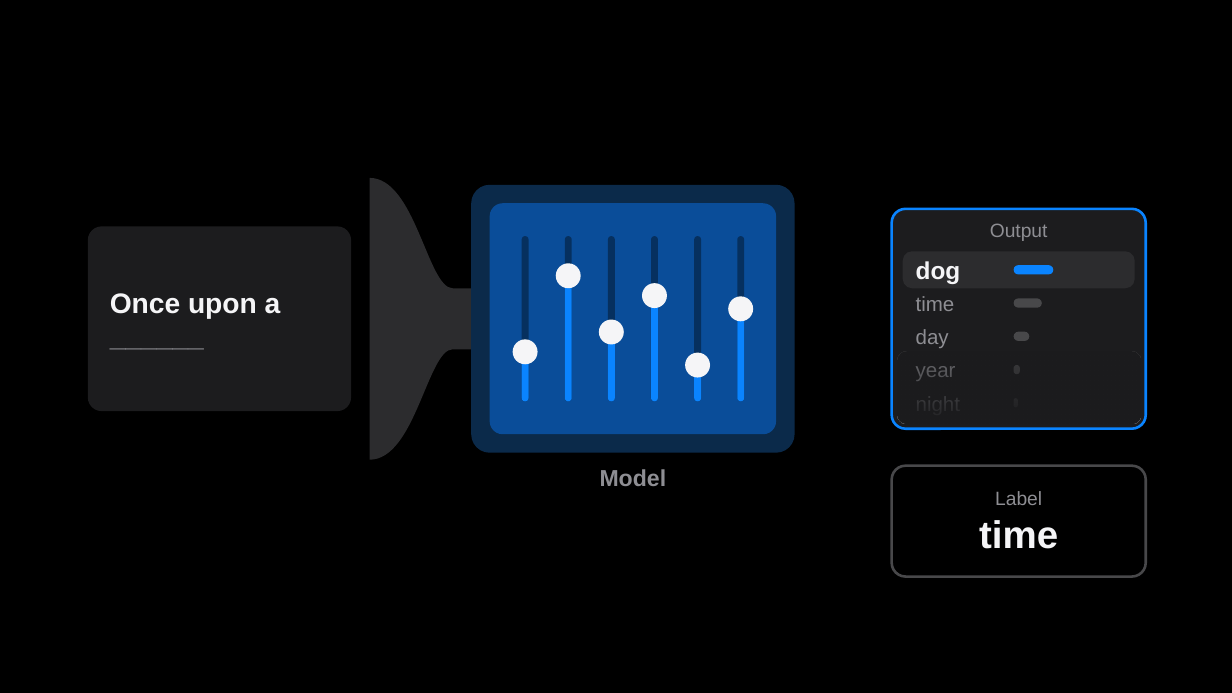
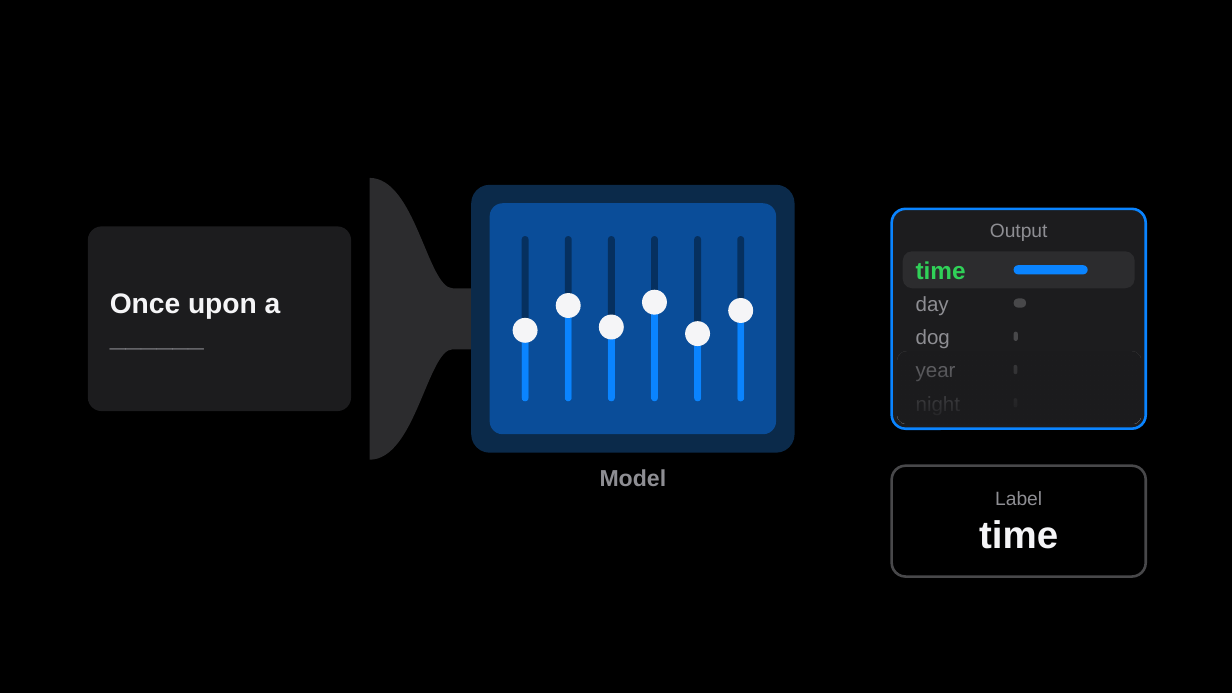
Before and after one commit to brunombatinica/qcor-2026, a slide deck: slide 13 of pptx/qcor-2026-combined.pptx (slide 12 before the commit). Drawn at 1232x693 pixels with LibreOffice and Linux fonts; fonts in the diff are those of the drawing. Boxes give left, top, right and bottom in pixels: in the first picture for what was removed or moved away, otherwise in the second. Text is boxed around its words. In the diff, an @@ line names an element or a change of style, - is before the commit and + after.

```diff
--- a/pptx/qcor-2026-combined.pptx
+++ b/pptx/qcor-2026-combined.pptx
@@ text "time": place and size @@
-text "time" at bbox=[916, 296, 955, 311]
+text "time" at bbox=[916, 261, 966, 279]
@@ text "time" at bbox=[916, 261, 966, 279]: size 16 to 19 pt, text colour #8E8E93 to #30D158, bold on @@
@@ rounded rectangle: place and size @@
-rounded rectangle at bbox=[1014, 265, 1054, 274]
+rounded rectangle at bbox=[1014, 265, 1088, 274]
@@ ellipse: place and size @@
-ellipse at bbox=[555, 263, 580, 288]
+ellipse at bbox=[555, 293, 580, 318]
@@ ellipse: place and size @@
-ellipse at bbox=[642, 283, 667, 308]
+ellipse at bbox=[642, 290, 667, 315]
@@ text "day": place and size @@
-text "day" at bbox=[916, 329, 949, 348]
+text "day" at bbox=[916, 296, 949, 315]
@@ rounded rectangle: place and size @@
-rounded rectangle at bbox=[1014, 299, 1043, 308]
+rounded rectangle at bbox=[1014, 299, 1027, 308]
@@ ellipse: place and size @@
-ellipse at bbox=[513, 339, 538, 364]
+ellipse at bbox=[513, 318, 538, 343]
@@ rounded rectangle: place and size @@
-rounded rectangle at bbox=[565, 275, 571, 401]
+rounded rectangle at bbox=[565, 306, 571, 402]
@@ ellipse: place and size @@
-ellipse at bbox=[599, 320, 624, 345]
+ellipse at bbox=[599, 314, 624, 339]
@@ rounded rectangle: place and size @@
-rounded rectangle at bbox=[608, 332, 615, 401]
+rounded rectangle at bbox=[608, 327, 615, 402]
@@ rounded rectangle: place and size @@
-rounded rectangle at bbox=[652, 296, 658, 402]
+rounded rectangle at bbox=[652, 302, 658, 401]
@@ ellipse: place and size @@
-ellipse at bbox=[686, 353, 711, 378]
+ellipse at bbox=[686, 322, 711, 347]
@@ text "dog": place and size @@
-text "dog" at bbox=[916, 261, 961, 284]
+text "dog" at bbox=[916, 329, 950, 348]
@@ text "dog" at bbox=[916, 329, 950, 348]: size 19 to 16 pt, text colour #F5F5F7 to #8E8E93, bold off @@
@@ rounded rectangle: place and size @@
-rounded rectangle at bbox=[522, 352, 529, 402]
+rounded rectangle at bbox=[522, 331, 529, 402]
@@ rounded rectangle: place and size @@
-rounded rectangle at bbox=[694, 365, 701, 401]
+rounded rectangle at bbox=[694, 334, 701, 401]
@@ rounded rectangle at bbox=[1014, 332, 1019, 341]: proportions changed @@
@@ rounded rectangle: place and size @@
-rounded rectangle at bbox=[1014, 332, 1030, 341]
+rounded rectangle at bbox=[1014, 332, 1019, 341]
@@ rounded rectangle at bbox=[1014, 365, 1018, 374]: proportions changed @@
```
Also in this commit, not shown: 6 other slides changed.
